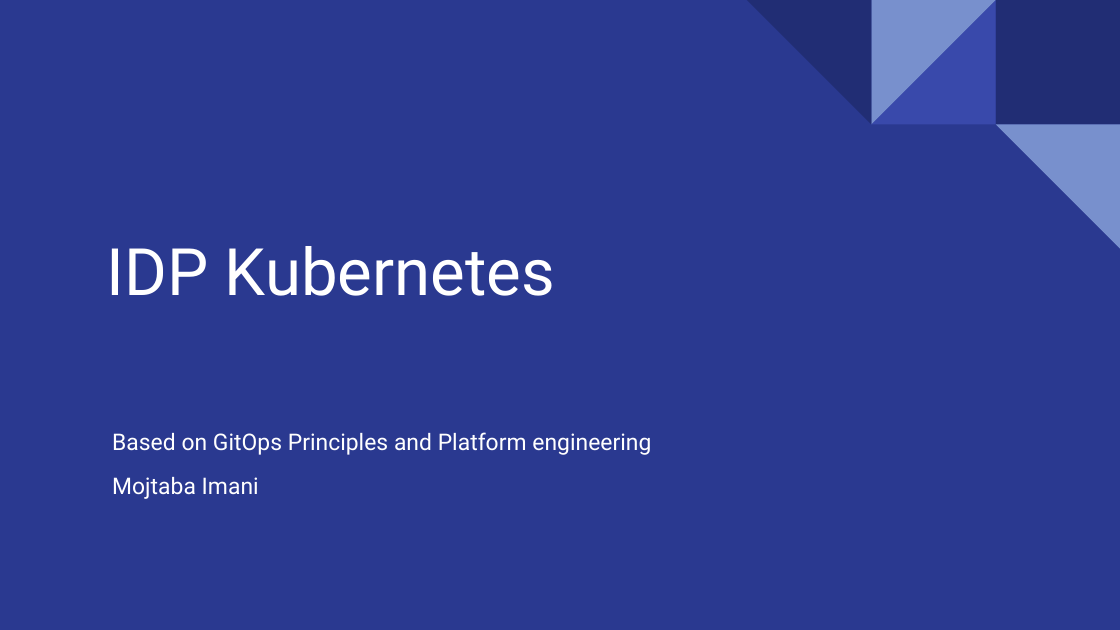
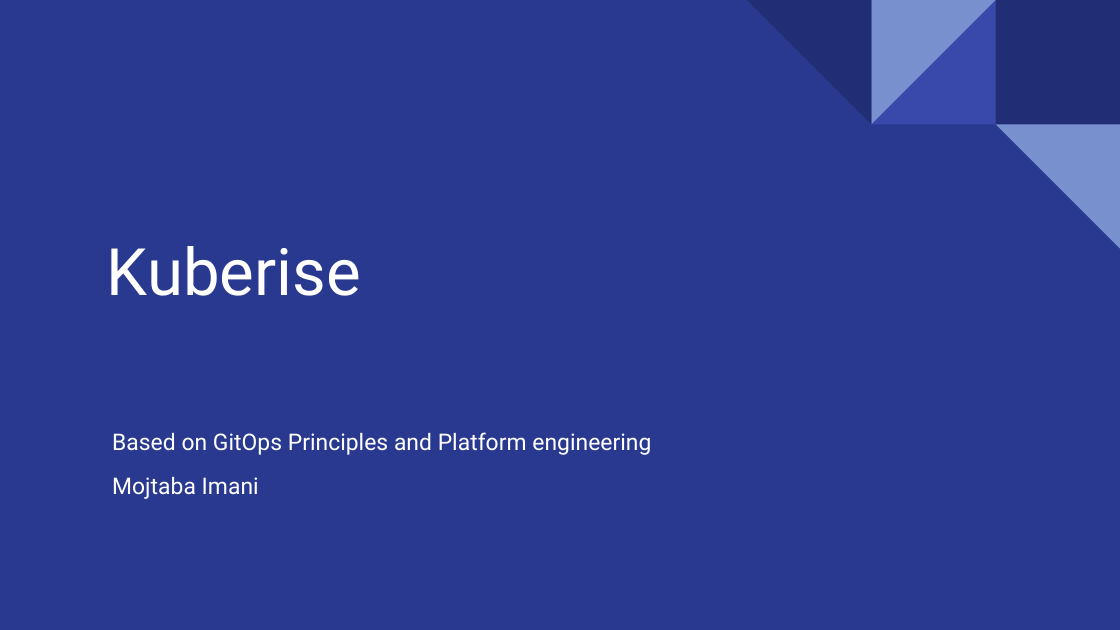
Before and after one commit to mojtabaimani/idp-kubernetes, a slide deck: slide 1 of idp-kubernetes.pptx. Drawn at 1120x630 pixels with LibreOffice and Linux fonts; fonts in the diff are those of the drawing. Boxes give left, top, right and bottom in pixels: in the first picture for what was removed or moved away, otherwise in the second. Text is boxed around its words. In the diff, an @@ line names an element or a change of style, - is before the commit and + after.

```diff
--- a/idp-kubernetes.pptx
+++ b/idp-kubernetes.pptx
@@ title at <box>107,246,361,296</box>: text changed @@
-IDP Kubernetes
+Kuberise
```
Also in this commit, not shown: 2 slides added, 2 other files.
